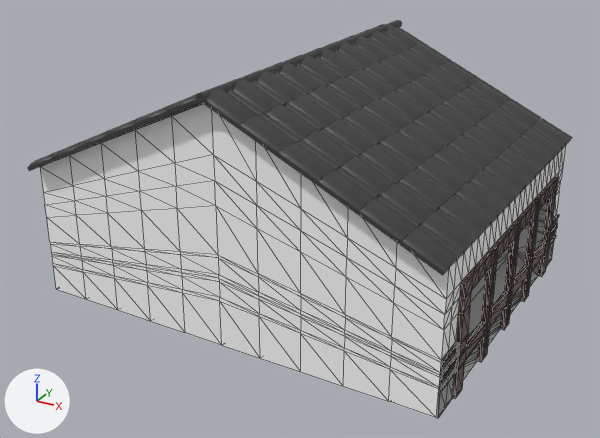
Two versions of the glTF model run/textures/build/build4.glb, one commit apart.
Before and after are seen from a 50 mm camera at (1.249, -2.319, 1.444) aimed at (0.025, -0.094, 0.331). Lighting does not change. The marker at lower left points along +X, +Y and +Z. Mesh edges are drawn as thin lines on the coarser meshes. Where no turn or scale is listed for an object, it has been applied to the vertices.

In view in the first picture: '円柱', '円柱.001', '立方体.019'.
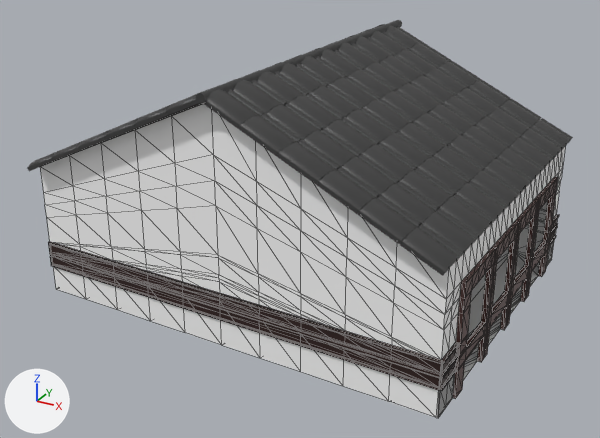
What changed in the scene script:
```text
Add mat_マテリアル_005:
    mat_マテリアル_005 = principled_material('マテリアル.005')
    mat_マテリアル_005.base_color = (0.0296, 0.0116, 0.00972)  # brown #301c19
Add me_立方体:
    me_立方体.from_pydata(...)  # 32 vertices, 56 faces; spans x -0.689..0.689, y -0.026..0.026, z -0.044..0.044
    me_立方体.materials.append(mat_マテリアル_005)  # brown #301c19
Add ob_立方体:
    ob_立方体 = bpy.data.objects.new('立方体', me_立方体)
    ob_立方体.location = (0.015, -0.563, 0.228)
```

Where the change shows, as pixel boxes [x1, y1, x2, y2] in the pictures (600 x 438 px):
'立方体', added: after [48, 242, 442, 391]
